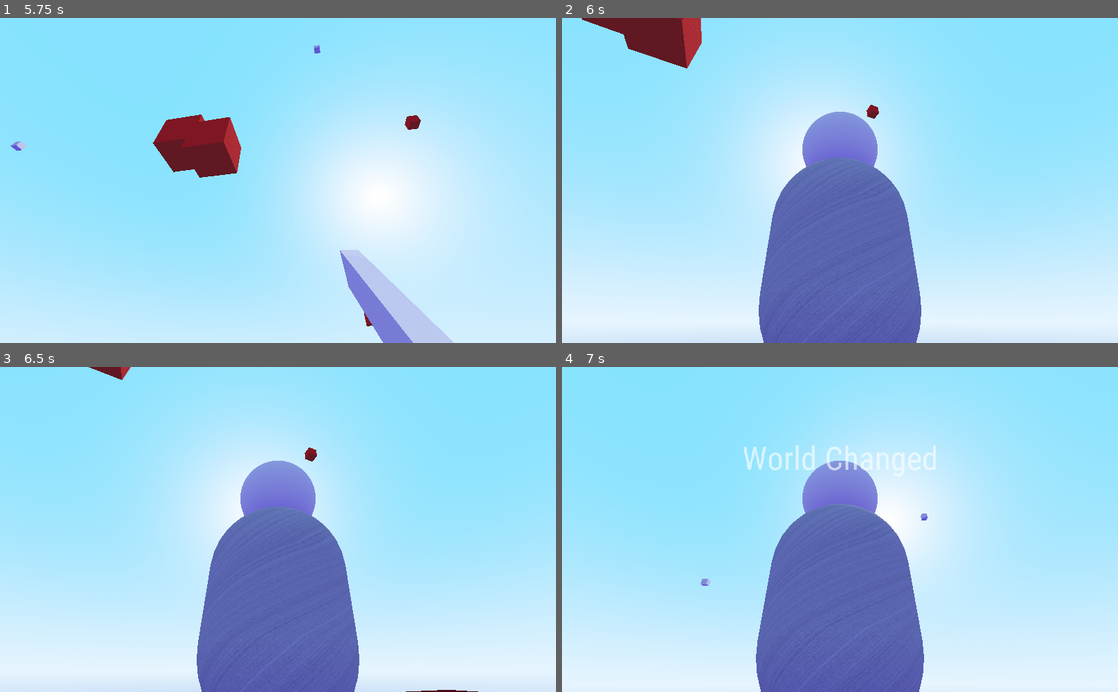
Above: before the commit, frames 1-4 (two rows, left to right).
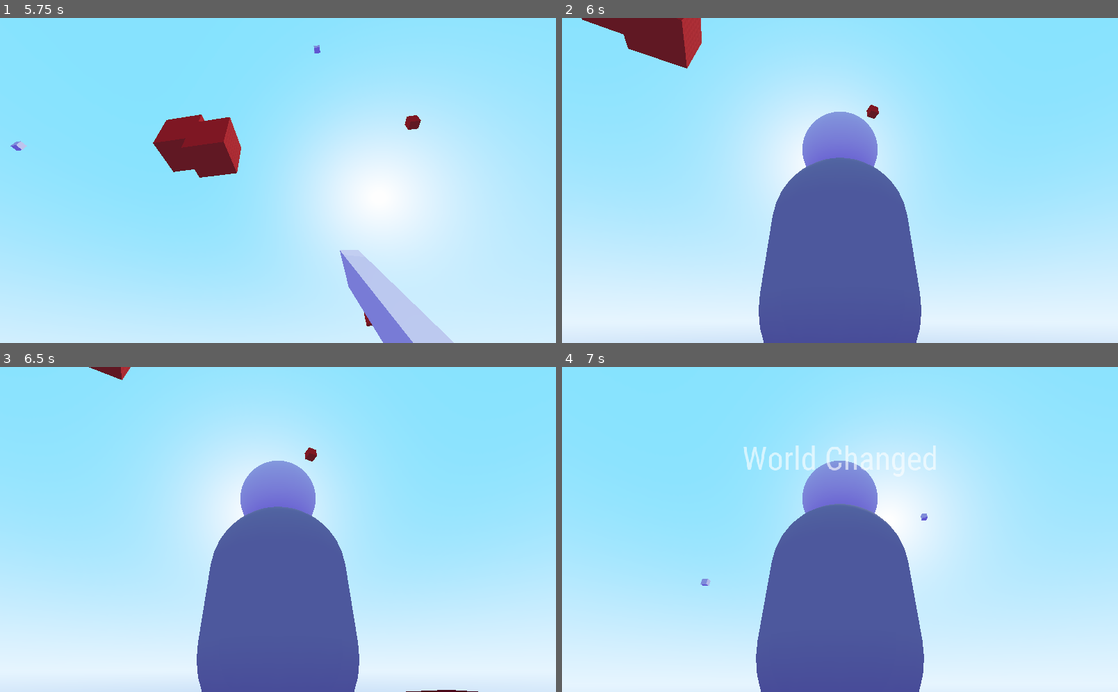
Above: after the commit, the same moments.

Repository: Yuminous/Godot-Shorts
Game: Godot game, scene res://Main.tscn
Same seed, same stepped clock (60 frames per second), same inputs: the game is played once before the commit and once after it.
Inputs (mouse positions are in pixels of both pictures, inside the frame that each line leads up to):
- Up to frame 1 (5.75 s): tap Enter at 0.5 s; move the mouse to (400, 164) at 0.52 s; hold D (right) 0.53-1.25 s; tap Tab (camera) at 0.6 s; tap Space (jump) at 0.77, 2, 2.27, 3.77, 4.52, 5.27 s; click "RESET" at 1.25 s; move the mouse to (250, 180) at 2.02 s; hold W (forward) from 2.03 s (still down); right-click (250, 180) at 2.1 s; move the mouse to (289, 174) at 2.77 s; hold Alt (fly) 2.78-3.53 s; move the mouse to (272, 187) at 3.52 s; click (272, 187) at 3.6 s; move the mouse to (316, 183) at 4.27 s; hold Shift (sprint) 4.28-5.03 s; move the mouse to (233, 177) at 5.02 s; tap Ctrl (walk) at 5.1 s
- Up to frame 2 (6 s): keep holding W (forward); move the mouse to (845, 180) at 5.77 s; tap Tab (camera) at 5.85 s
- Up to frame 3 (6.5 s): keep holding W (forward)
- Up to frame 4 (7 s): move the mouse to (817, 523) at 6.52 s; release W (forward) at 6.53 s; hold D (right) from 6.53 s (still down); right-click (817, 523) at 6.6 s; tap Space (jump) at 6.77 s

Frame 1 is identical in both runs. In frame 2, 0.6% of the frame differs, in the area x 36-64%, y 44-100%; in frame 3, 0.6%; in frame 4, 0.6%, in the area x 35-64%, y 44-100%.

Commit message:
Update Main.tscn

Diff:
--- a/3.3 → Reinstancing Levels and Physics Masks/Main.tscn
+++ b/3.3 → Reinstancing Levels and Physics Masks/Main.tscn
@@ -1,24 +1,20 @@
-[gd_scene load_steps=25 format=2]
+[gd_scene load_steps=24 format=2]
 
 [ext_resource path="res://font.ttf" type="DynamicFontData" id=1]
 [ext_resource path="res://Singleton.gd" type="Script" id=2]
 [ext_resource path="res://Spatial0.tscn" type="PackedScene" id=5]
 
-[sub_resource type="DynamicFont" id=13]
+[sub_resource type="DynamicFont" id=1]
 size = 60
 font_data = ExtResource( 1 )
 
-[sub_resource type="StyleBoxFlat" id=1]
+[sub_resource type="StyleBoxFlat" id=2]
 content_margin_left = 75.0
 content_margin_top = 30.0
 bg_color = Color( 0.101961, 0.101961, 0.101961, 1 )
 
-[sub_resource type="DynamicFont" id=2]
+[sub_resource type="DynamicFont" id=3]
 size = 25
-font_data = ExtResource( 1 )
-
-[sub_resource type="DynamicFont" id=3]
-size = 20
 font_data = ExtResource( 1 )
 
 [sub_resource type="DynamicFont" id=4]
@@ -29,27 +25,23 @@
 size = 20
 font_data = ExtResource( 1 )
 
-[sub_resource type="CapsuleShape" id=6]
-
-[sub_resource type="OpenSimplexNoise" id=7]
-octaves = 9
-period = 0.1
-persistence = 1.0
-lacunarity = 4.0
-
-[sub_resource type="NoiseTexture" id=8]
-bump_strength = 6.3
-noise = SubResource( 7 )
-
-[sub_resource type="SpatialMaterial" id=9]
-albedo_texture = SubResource( 8 )
-
-[sub_resource type="CapsuleMesh" id=10]
-material = SubResource( 9 )
-
-[sub_resource type="SphereMesh" id=11]
-
-[sub_resource type="PrismMesh" id=12]
+[sub_resource type="DynamicFont" id=6]
+size = 20
+font_data = ExtResource( 1 )
+
+[sub_resource type="CapsuleShape" id=7]
+
+[sub_resource type="SpatialMaterial" id=22]
+albedo_color = Color( 0.647059, 0.647059, 0.647059, 1 )
+
+[sub_resource type="CapsuleMesh" id=11]
+material = SubResource( 22 )
+
+[sub_resource type="SphereMesh" id=12]
+
+[sub_resource type="SpatialMaterial" id=23]
+
+[sub_resource type="PrismMesh" id=13]
 
 [sub_resource type="BoxShape" id=14]
 
@@ -170,12 +162,11 @@
 
 [node name="CollisionShape" type="CollisionShape" parent="KinematicBody"]
 transform = Transform( 1, 0, 0, 0, -4.37114e-08, -1, 0, 1, -4.37114e-08, 0, 1.5, 0 )
-shape = SubResource( 6 )
+shape = SubResource( 7 )
 
 [node name="MeshInstance" type="MeshInstance" parent="KinematicBody"]
 transform = Transform( 1, 0, 0, 0, -1.62921e-07, -1, 0, 1, -1.62921e-07, 0, 1.5, 0 )
-visible = false
-mesh = SubResource( 10 )
+mesh = SubResource( 11 )
 material/0 = null
 
 [node name="Spatial" type="Spatial" parent="KinematicBody"]
@@ -183,12 +174,12 @@
 
 [node name="MeshInstance2" type="MeshInstance" parent="KinematicBody/Spatial"]
 transform = Transform( 0.7, 0, 0, 0, 0.699561, -0.0247837, 0, 0.0247837, 0.699561, 0, 0, 0 )
-mesh = SubResource( 11 )
-material/0 = null
+mesh = SubResource( 12 )
+material/0 = SubResource( 23 )
 
 [node name="MeshInstance3" type="MeshInstance" parent="KinematicBody/Spatial/MeshInstance2"]
 transform = Transform( 0.142857, 0, 0, 0, -0.285715, 7.7486e-07, 0, -1.04308e-07, -2.14286, 1.08486, -1.20885, -1.94854 )
-mesh = SubResource( 12 )
+mesh = SubResource( 13 )
 material/0 = null
 
 [node name="Camera" type="Camera" parent="KinematicBody/Spatial"]
Not shown: 5 places in 3.3 → Reinstancing Levels and Physics Masks/Main.tscn that only renumber resources
